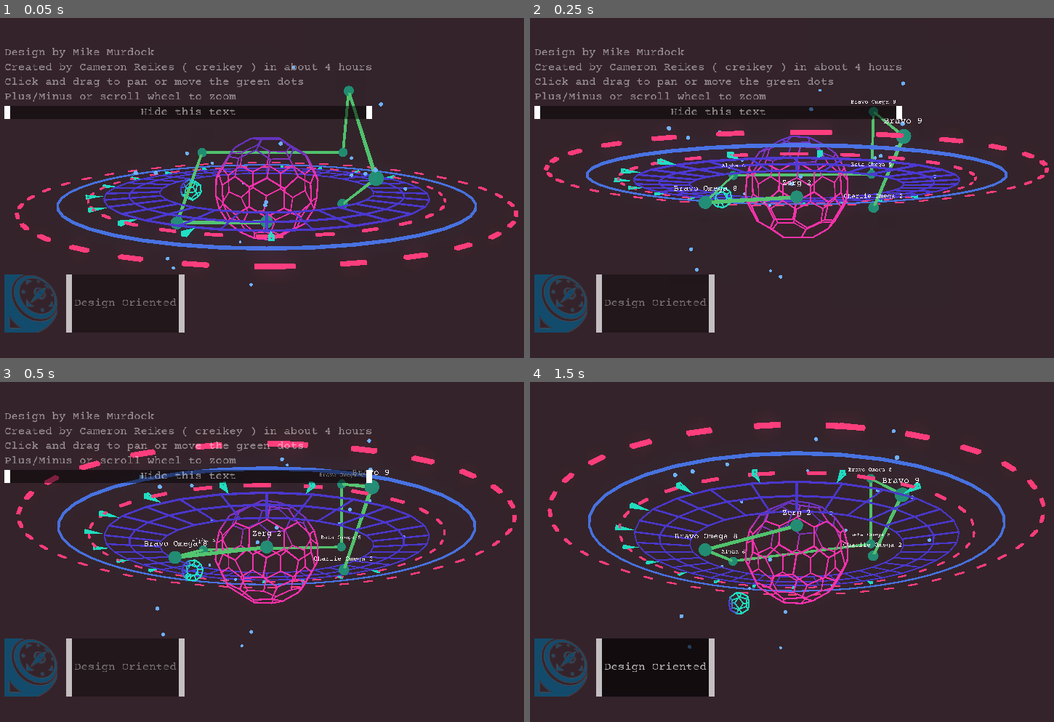
Above: before the commit, frames 1-4 (two rows, left to right).
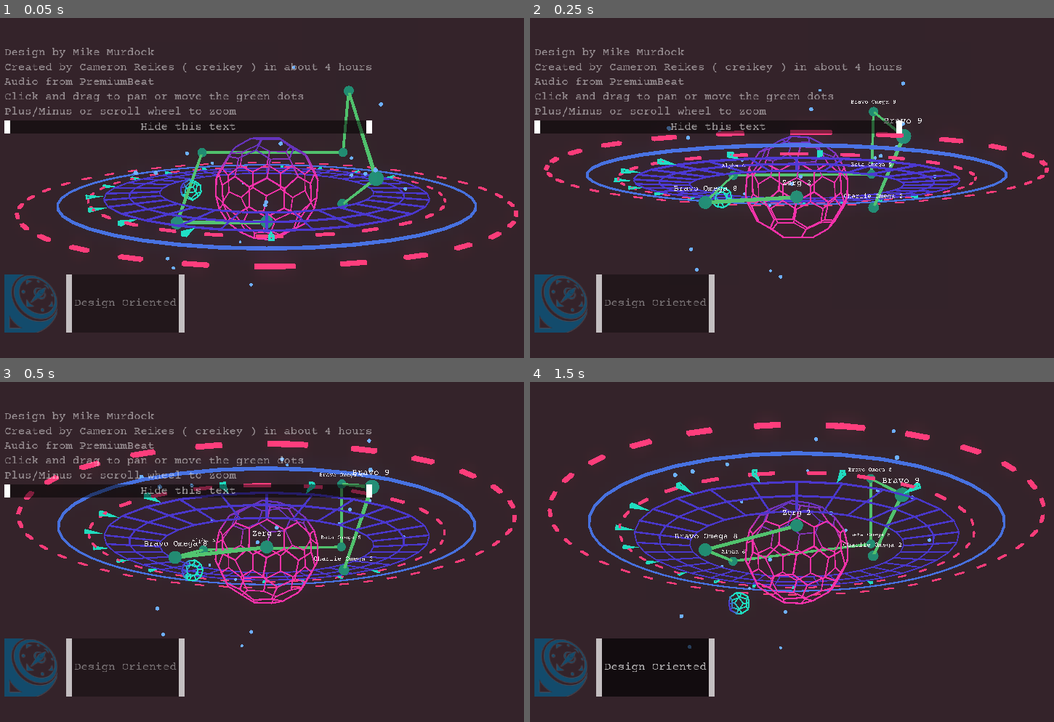
Above: after the commit, the same moments.

Repository: creikey/cool-hologram
Game: Godot game, scene res://Main.tscn
Same seed, same stepped clock (60 frames per second), same inputs: the game is played once before the commit and once after it.
Inputs:
- Up to frame 1 (0.05 s): no input
- Up to frame 2 (0.25 s): no input
- Up to frame 3 (0.5 s): no input
- Up to frame 4 (1.5 s): click "Hide this text" at 0.5 s; click "Design Oriented" at 1.25 s

The runs differ from the first frame. In frame 1, 6.2% of the frame differs, in the area x 0-72%, y 17-34%; in frame 2, 6.2%; in frame 3, 6.2%; in frame 4, nothing differs.

Commit message:
Add cover media and hackily add sound effects

Diff:
--- a/src/Main.tscn
+++ b/src/Main.tscn
@@ -1,12 +1,14 @@
-[gd_scene load_steps=12 format=2]
+[gd_scene load_steps=14 format=2]
 
 [ext_resource path="res://Meshes.tscn" type="PackedScene" id=1]
 [ext_resource path="res://RotationHelper.gd" type="Script" id=2]
 [ext_resource path="res://SelectionSphere.tscn" type="PackedScene" id=3]
 [ext_resource path="res://SpherePaths.gd" type="Script" id=4]
+[ext_resource path="res://PB - Sci-Fi UI Free SFX/scanner-loop.ogg" type="AudioStream" id=5]
 [ext_resource path="res://Watermark.png" type="Texture" id=6]
 [ext_resource path="res://UI.gd" type="Script" id=7]
 [ext_resource path="res://theme.tres" type="Theme" id=8]
+[ext_resource path="res://PB - Sci-Fi UI Free SFX/move-cursor-2.wav" type="AudioStream" id=9]
 
 [sub_resource type="Environment" id=1]
 background_mode = 1
@@ -70,6 +72,11 @@
 transform = Transform( 1, 0, 0, 0, 1, 0, 0, 0, 1, 0, 2.38419e-07, 7.5178 )
 fov = 44.9
 
+[node name="PanningLoop" type="AudioStreamPlayer" parent="RotationHelper"]
+stream = ExtResource( 9 )
+volume_db = 4.0
+autoplay = true
+
 [node name="UI" type="CanvasLayer" parent="."]
 script = ExtResource( 7 )
 
@@ -85,10 +92,11 @@
 
 [node name="CreditsLabel" type="Label" parent="UI/V"]
 modulate = Color( 1, 1, 1, 0.5 )
-margin_right = 648.0
-margin_bottom = 101.0
+margin_right = 660.0
+margin_bottom = 127.0
 text = "Design by Mike Murdock
 Created by Cameron Reikes ( creikey ) in about 4 hours
+Audio from PremiumBeat
 Click and drag to pan or move the green dots
 Plus/Minus or scroll wheel to zoom"
 __meta__ = {
@@ -96,9 +104,9 @@
 }
 
 [node name="HideTextButton" type="Button" parent="UI/V"]
-margin_top = 105.0
-margin_right = 648.0
-margin_bottom = 128.0
+margin_top = 131.0
+margin_right = 660.0
+margin_bottom = 154.0
 focus_mode = 0
 size_flags_horizontal = 3
 custom_styles/focus = SubResource( 3 )
@@ -149,5 +157,9 @@
 "_edit_use_anchors_": false,
 "_editor_description_": ""
 }
+
+[node name="BackgroundLoop" type="AudioStreamPlayer" parent="."]
+stream = ExtResource( 5 )
+autoplay = true
 [connection signal="pressed" from="UI/V/HideTextButton" to="UI" method="_on_HideTextButton_pressed"]
 [connection signal="pressed" from="UI/H/LinkButton" to="UI" method="_on_LinkButton_pressed"]
--- a/src/RotationHelper.gd
+++ b/src/RotationHelper.gd
@@ -71,6 +71,14 @@
 		target_zoom -= MOUSE_ZOOM_INCREMENT
 	if Input.is_action_pressed("zoom_out"):
 		target_zoom += MOUSE_ZOOM_INCREMENT
+	if target_rotation.distance_to(rotation) > 0.1:
+		var strm: AudioStreamSample = $PanningLoop.stream
+		strm.loop_mode = AudioStreamSample.LOOP_PING_PONG
+		if not $PanningLoop.playing:
+			$PanningLoop.play()
+	elif $PanningLoop.playing:
+		var strm: AudioStreamSample = $PanningLoop.stream
+		strm.loop_mode = AudioStreamSample.LOOP_DISABLED
 	rotation = lerp(rotation, target_rotation, rotation_smooth_factor)
 	scale.x = lerp(scale.x, target_zoom, 0.2)
 	scale.y = scale.x
--- a/src/SelectionSphere.gd
+++ b/src/SelectionSphere.gd
@@ -40,6 +40,7 @@
 		translation.y += sin(_time*0.5 + translation.x + translation.z)*0.005
 
 func _on_SelectionSphere_mouse_entered():
+	$HoverPlayer.play()
 	_mouse_inside = true
 	_mesh.material_override = selected
 
--- a/src/SelectionSphere.tscn
+++ b/src/SelectionSphere.tscn
@@ -1,9 +1,10 @@
-[gd_scene load_steps=11 format=2]
+[gd_scene load_steps=12 format=2]
 
 [ext_resource path="res://UnSelectedSphere.material" type="Material" id=1]
 [ext_resource path="res://SelectionSphere.gd" type="Script" id=2]
 [ext_resource path="res://theme.tres" type="Theme" id=3]
 [ext_resource path="res://CourierPrime-Regular.ttf" type="DynamicFontData" id=4]
+[ext_resource path="res://PB - Sci-Fi UI Free SFX/hover.wav" type="AudioStream" id=5]
 
 [sub_resource type="SphereMesh" id=1]
 radius = 0.1
@@ -73,7 +74,10 @@
 [node name="LabelQuad" type="MeshInstance" parent="."]
 transform = Transform( 1, 0, 0, 0, 1, 0, 0, 0, 1, 0, 0.212402, 0 )
 material_override = SubResource( 5 )
-mesh = SubResource( 3 )
+mesh = SubResource( 6 )
 material/0 = null
+
+[node name="HoverPlayer" type="AudioStreamPlayer" parent="."]
+stream = ExtResource( 5 )
 [connection signal="mouse_entered" from="." to="." method="_on_SelectionSphere_mouse_entered"]
 [connection signal="mouse_exited" from="." to="." method="_on_SelectionSphere_mouse_exited"]
--- /dev/null
+++ b/src/default_bus_layout.tres
@@ -0,0 +1,4 @@
+[gd_resource type="AudioBusLayout" format=2]
+
+[resource]
+bus/0/volume_db = -0.130497
Not shown, added: src/PB - Sci-Fi UI Free SFX/hover.wav.import
Not shown, added: src/PB - Sci-Fi UI Free SFX/move-cursor-1.wav.import
Not shown, added: src/PB - Sci-Fi UI Free SFX/move-cursor-2.wav.import
Not shown, added: src/PB - Sci-Fi UI Free SFX/scanner-loop.ogg.import
Not shown: 3 places in src/SelectionSphere.tscn that only renumber resources
Not shown: 2 places in src/theme.tres that only renumber resources
Not shown, added: cover.png
Not shown, added: sc1.png
Not shown, added: sc2.png
Not shown, added: sc3.png
Not shown, added: sc4.png
Not shown, added: src/PB - Sci-Fi UI Free SFX/.DS_Store
(and 6 more such lines)
